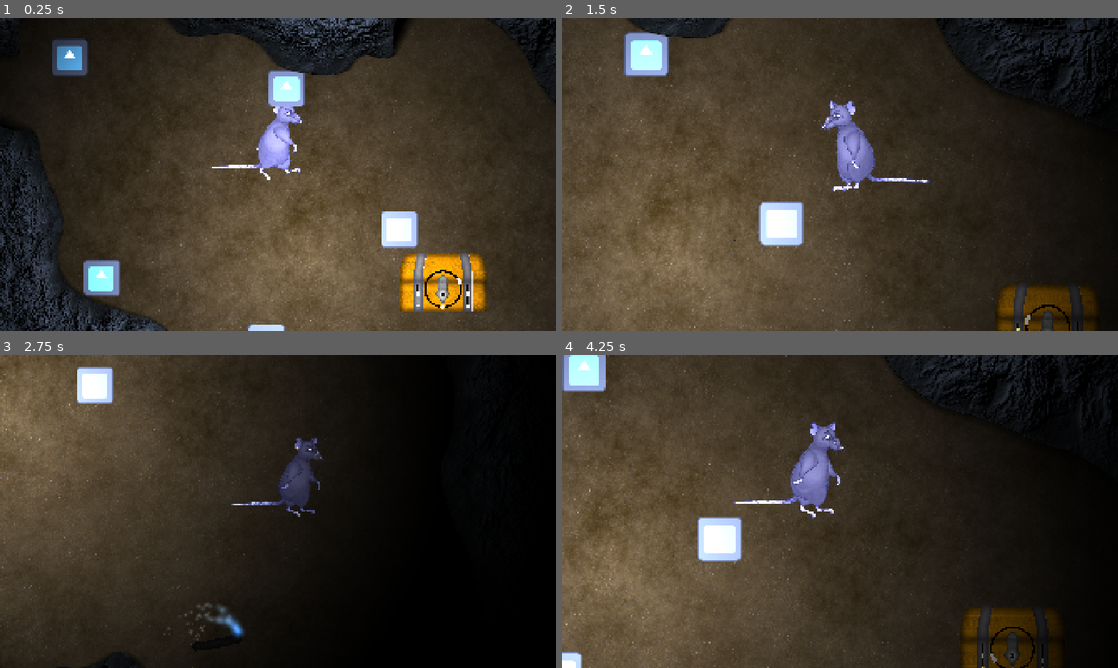
Above: before the commit, frames 1-4 (two rows, left to right).
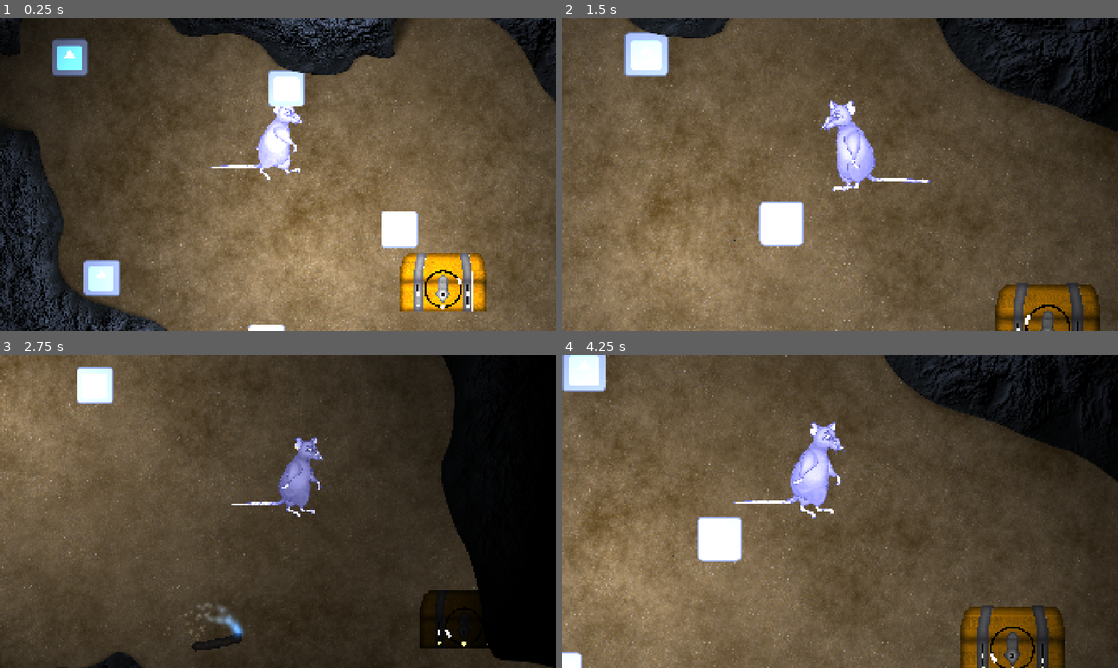
Above: after the commit, the same moments.

Repository: sageofthesevenseas/GDWJ82-Unseen
Game: Godot game, scene res://00_Scenes/main.tscn
Same seed, same stepped clock (60 frames per second), same inputs: the game is played once before the commit and once after it. The engine's default icon, where the game draws it, is replaced by a stand-in: a white triangle on a blue panel in a dark square.
Inputs (mouse positions are in pixels of both pictures, inside the frame that each line leads up to):
- Up to frame 1 (0.25 s): no input
- Up to frame 2 (1.5 s): move the mouse to (962, 158) at 0.52 s; hold D (move_right) 0.53-1.28 s; hold E (dig) 0.53-1.28 s; move the mouse to (728, 190) at 1.27 s; hold S (move_down) from 1.28 s (still down); tap Mouse wheel up (zoom_in) at 1.35 s
- Up to frame 3 (2.75 s): move the mouse to (333, 442) at 2.02 s; release S (move_down) at 2.03 s; hold D (move_right) from 2.03 s (still down); tap Mouse wheel down (zoom_out) at 2.1 s
- Up to frame 4 (4.25 s): move the mouse to (812, 574) at 2.77 s; release D (move_right) at 2.78 s; hold W (move_up) 2.78-3.53 s; tap E (dig) at 2.85 s; move the mouse to (1006, 558) at 3.52 s; hold A (move_left) from 3.53 s (still down); tap Mouse wheel up (zoom_in) at 3.6 s

The runs differ from the first frame. In frame 1, 70% of the frame differs, in the area x 1-100%, y 0-100%; in frame 2, 77%; in frame 3, 59%; in frame 4, 81%, in the area x 0-100%, y 0-100%.

Commit message:
Added Pipebomb Texture

Diff:
--- a/00_Scenes/chest_minigame.tscn
+++ b/00_Scenes/chest_minigame.tscn
@@ -1,10 +1,18 @@
-[gd_scene load_steps=11 format=3 uid="uid://rwqyuhniy1u"]
+[gd_scene load_steps=15 format=3 uid="uid://rwqyuhniy1u"]
 
 [ext_resource type="Script" path="res://Scripts/chest_minigame.gd" id="1_bd1gb"]
 [ext_resource type="Script" path="res://Scripts/chest_minigame_manager.gd" id="1_h54ls"]
+[ext_resource type="PackedScene" uid="uid://ccrokse2n0guf" path="res://VFX/VFX_Sprites/background_overlay.tscn" id="3_h54ls"]
 [ext_resource type="Texture2D" uid="uid://br5gtgj8frjjy" path="res://ItemTextures/ChestFront.png" id="3_sh4cu"]
 [ext_resource type="Texture2D" uid="uid://h3mx416pcad4" path="res://ItemTextures/ChestLid.png" id="4_h54ls"]
+[ext_resource type="Texture2D" uid="uid://k00sde5uick7" path="res://VFX/VFX_Sprites/light00.png" id="4_sh4cu"]
 [ext_resource type="Texture2D" uid="uid://bepkb3qlv14mq" path="res://ItemTextures/LockpickingPin.png" id="5_iga1p"]
+
+[sub_resource type="OccluderPolygon2D" id="OccluderPolygon2D_iga1p"]
+polygon = PackedVector2Array(-431.429, -148.571, -428.571, 145.714, 428.571, 145.714, 428.571, -145.714, 405.714, -145.714, 402.857, 117.143, -397.143, 125.714, -397.143, -148.571)
+
+[sub_resource type="OccluderPolygon2D" id="OccluderPolygon2D_h54ls"]
+polygon = PackedVector2Array(-431.429, 142.857, -431.429, 34.2857, -417.143, 14.2857, -400, -65.7143, -354.286, -108.571, -342.857, -125.714, 342.857, -122.857, 368.571, -102.857, 391.428, -45.7143, 402.857, 11.4286, 431.429, 48.5714, 431.429, 148.571, 405.714, 148.571, 405.714, 51.4286, 382.857, 20, 365.714, -42.8571, 345.714, -97.1429, -328.571, -97.1429, -377.143, -54.2857, -394.286, 17.1429, -397.143, 142.857)
 
 [sub_resource type="Curve2D" id="Curve2D_xauol"]
 _data = {
@@ -82,14 +90,39 @@
 position = Vector2(569, 317)
 script = ExtResource("1_h54ls")
 
+[node name="backgroundOverlay" parent="." instance=ExtResource("3_h54ls")]
+visible = false
+light_mask = 7
+position = Vector2(-46, 7)
+rotation = -0.818559
+scale = Vector2(0.35, 0.35)
+
 [node name="Chest_Backing" type="Sprite2D" parent="."]
+light_mask = 2
+visibility_layer = 4
 position = Vector2(0, 102)
 scale = Vector2(0.35, 0.35)
 texture = ExtResource("3_sh4cu")
 
+[node name="LightOccluder2D" type="LightOccluder2D" parent="Chest_Backing"]
+light_mask = 4
+visibility_layer = 4
+occluder = SubResource("OccluderPolygon2D_iga1p")
+occluder_light_mask = 4
+
 [node name="Chest_Top" type="Sprite2D" parent="."]
+light_mask = 2
+visibility_layer = 2
 scale = Vector2(0.35, 0.35)
 texture = ExtResource("4_h54ls")
+
+[node name="LightOccluder2D" type="LightOccluder2D" parent="Chest_Top"]
+show_behind_parent = true
+light_mask = 4
+visibility_layer = 4
+position = Vector2(-0.341613, -0.365056)
+occluder = SubResource("OccluderPolygon2D_h54ls")
+occluder_light_mask = 4
 
 [node name="MiniGame1" type="Path2D" parent="."]
 position = Vector2(-86, 134)
@@ -210,6 +243,18 @@
 &"": SubResource("AnimationLibrary_epv20")
 }
 
+[node name="PointLight2D" type="PointLight2D" parent="."]
+light_mask = 4
+visibility_layer = 4
+position = Vector2(-5, -3)
+scale = Vector2(1, 1)
+energy = 2.21
+range_item_cull_mask = 5
+shadow_enabled = true
+shadow_item_cull_mask = 4
+texture = ExtResource("4_sh4cu")
+texture_scale = 10.52
+
 [connection signal="minigame_completed" from="MiniGame1" to="." method="_on_mini_game_1_minigame_completed"]
 [connection signal="minigame_ready" from="MiniGame1" to="." method="_on_mini_game_1_minigame_ready"]
 [connection signal="minigame_completed" from="MiniGame2" to="." method="_on_mini_game_2_minigame_completed"]
Binary file added: ItemTextures/Pipebomb.png
